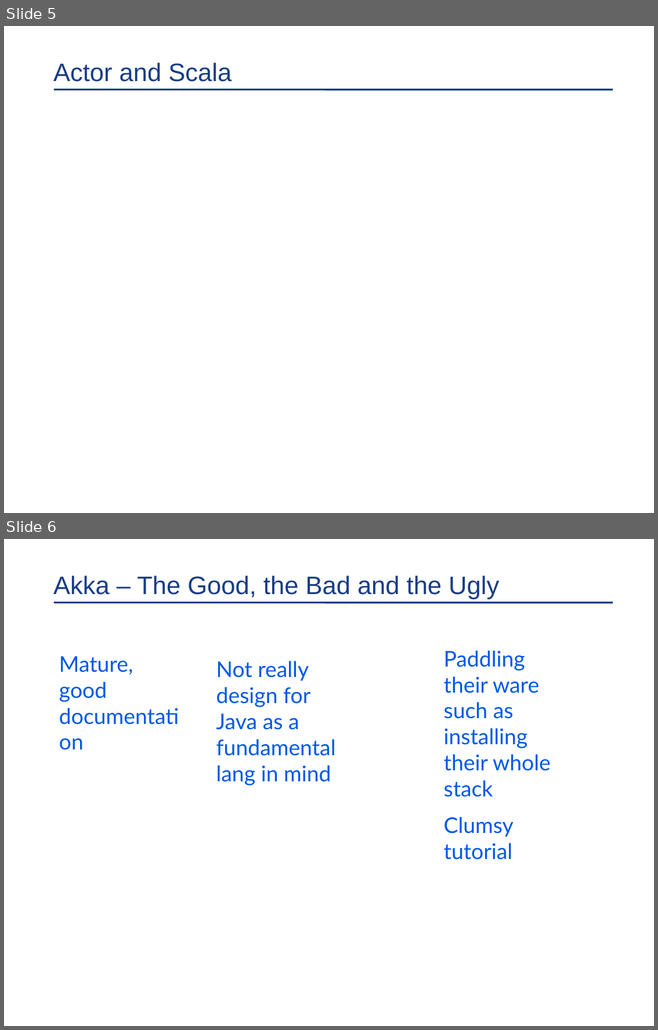
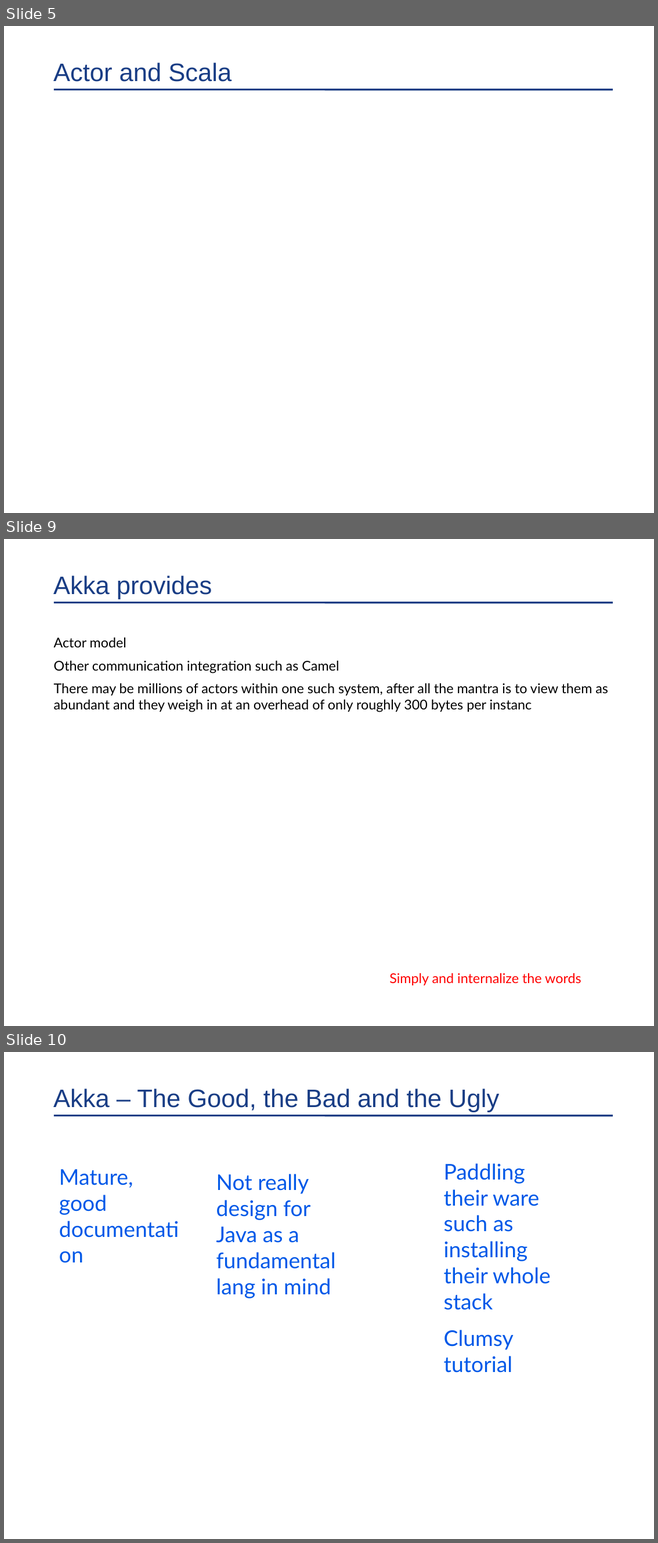
Before and after one commit to kangbiu/akka-tutorial-first-java, a slide deck: In Memory Data Grid Discussion.pptx. Shown one above the other, each under a label of ours: slides 5 and 6 before the commit, slides 5, 9 and 10 after it; the slides between them are not shown. The pictures are 658x1030 and 658x1543 pixels, drawn with LibreOffice and Linux fonts; fonts in the diff are those of the drawing; background and template pictures are left out. Boxes give left, top, right and bottom in pixels: in the first picture for what was removed or moved away, otherwise in the second. Text is boxed around its words. In the diff, an @@ line names an element or a change of style, - is before the commit and + after.

```diff
--- a/In Memory Data Grid Discussion.pptx
+++ b/In Memory Data Grid Discussion.pptx
@@ slide 9 added at [4, 539, 654, 1026], background #FFFFFF; not listed: 1 template element that a slide beside it also shows @@
@@ title added at [53, 576, 212, 599], 28 pt, text #193D85 @@
+Akka provides
@@ text added at [54, 637, 608, 712], 15 pt, text #000000 @@
+Actor model
+Other communication integration such as Camel
+There may be millions of actors within one such system, after all the mantra is to view them as abundant and they weigh in at an overhead of only roughly 300 bytes per instanc
@@ text added at [389, 973, 581, 986], 15 pt, text #FF0000 @@
+Simply and internalize the words
@@ what was slide 6 is now slide 10 @@
```
Also in this commit, not shown: 3 other slides added.
